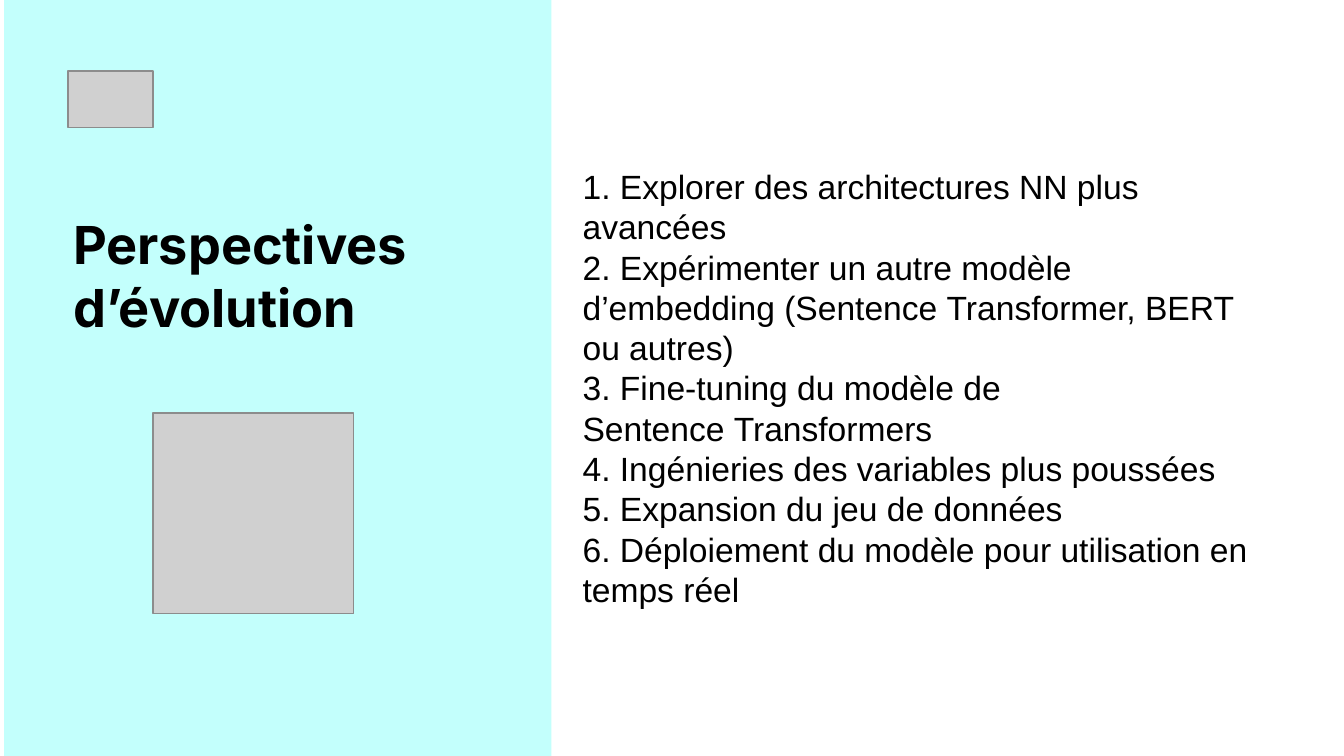
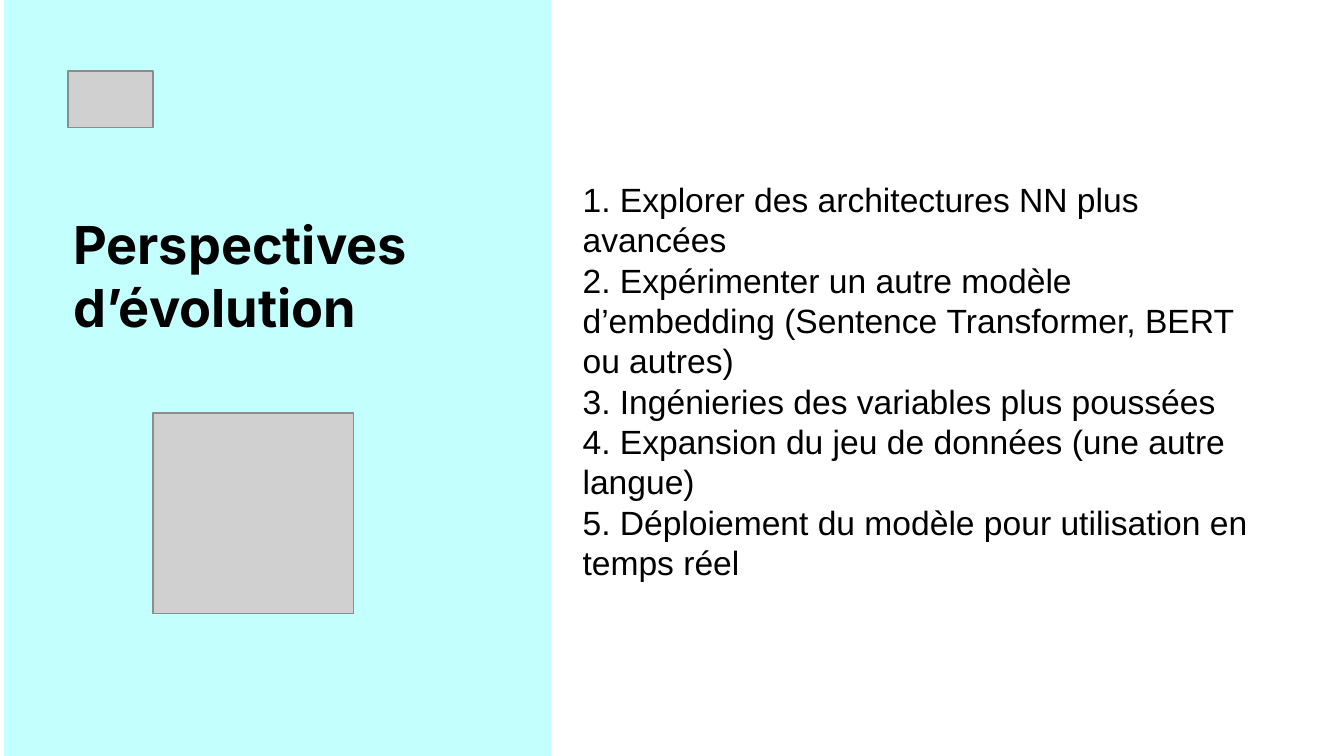
Before and after one commit to AgaHei/Spam-Detector, a slide deck: slide 11 of Project_AT&T_AH.pptx (slide 14 before the commit). Drawn at 1344x756 pixels with LibreOffice and Linux fonts; fonts in the diff are those of the drawing; grey boxes stand for pictures. Boxes give left, top, right and bottom in pixels: in the first picture for what was removed or moved away, otherwise in the second. Text is boxed around its words. In the diff, an @@ line names an element or a change of style, - is before the commit and + after.

```diff
--- a/Project_AT&T_AH.pptx
+++ b/Project_AT&T_AH.pptx
@@ title at [583, 187, 1247, 581]: text changed @@
-1. Explorer des architectures NN plus avancées
-2. Expérimenter un autre modèle d’embedding (Sentence Transformer, BERT ou autres)
-3. Fine-tuning du modèle de Sentence Transformers
-4. Ingénieries des variables plus poussées
-5. Expansion du jeu de données
-6. Déploiement du modèle pour utilisation en temps réel
+1. Explorer des architectures NN plus avancées
+2. Expérimenter un autre modèle d’embedding (Sentence Transformer, BERT ou autres)
+3. Ingénieries des variables plus poussées
+4. Expansion du jeu de données (une autre langue)
+5. Déploiement du modèle pour utilisation en temps réel
```
Also in this commit, not shown: 7 other slides changed, 3 slides removed, 1 other file.
